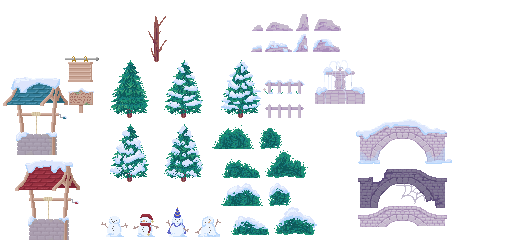
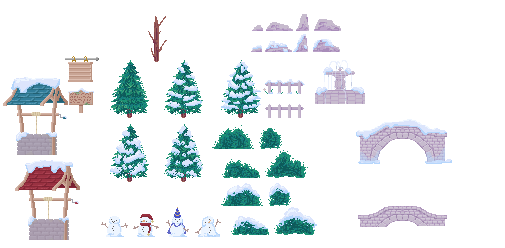
Two versions of the same layered image (505x248). Layer-by-layer changes:
removed layer "Bridge02" over [358, 169, 447, 208]
